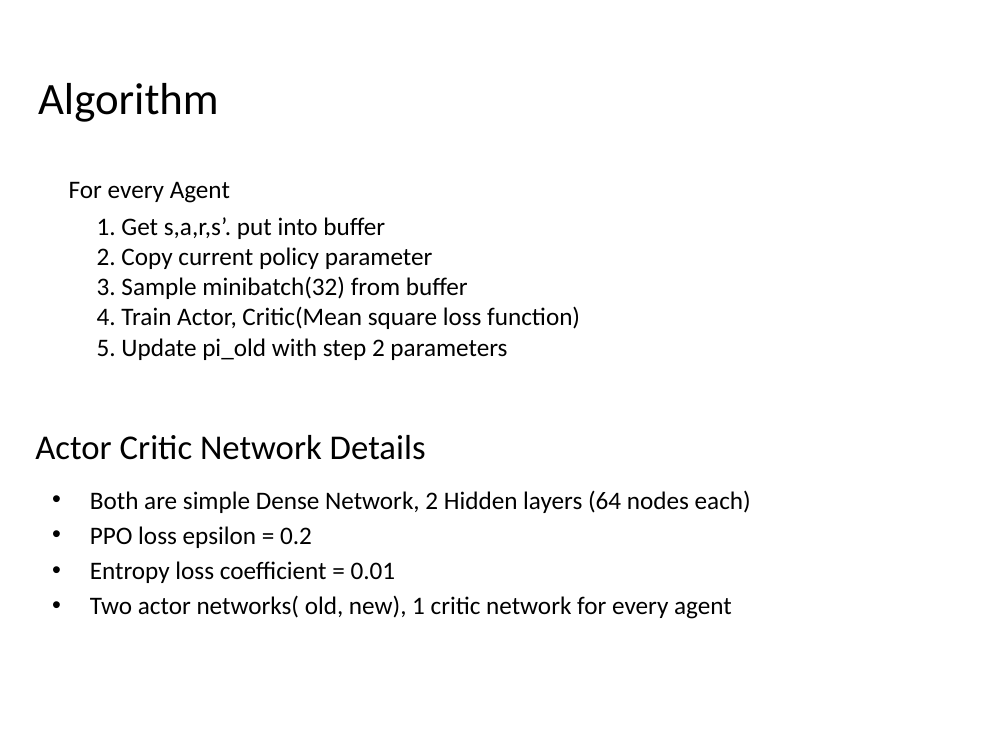
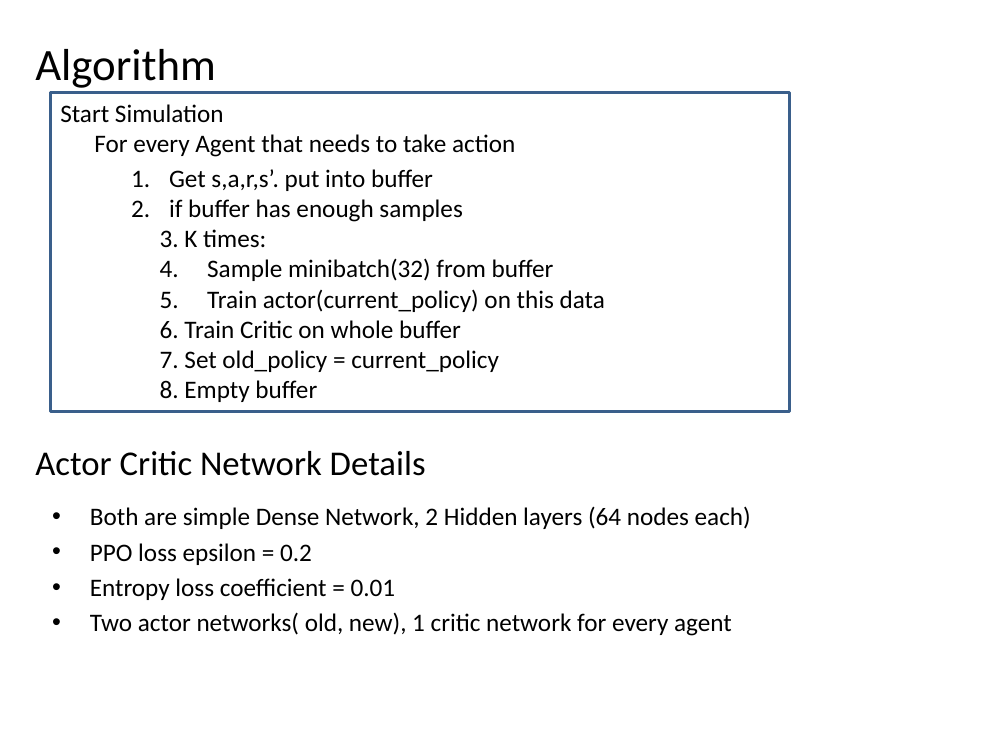
Before and after one commit to SonuDixit/Traffic, a slide deck: slide 5 of mtech_project_report_results/mtech_project.pptx. Drawn at 1008x756 pixels with LibreOffice and Linux fonts; fonts in the diff are those of the drawing. Boxes give left, top, right and bottom in pixels: in the first picture for what was removed or moved away, otherwise in the second. Text is boxed around its words. In the diff, an @@ line names an element or a change of style, - is before the commit and + after.

```diff
--- a/mtech_project_report_results/mtech_project.pptx
+++ b/mtech_project_report_results/mtech_project.pptx
@@ title "Algorithm" rewrapped from [38, 83, 219, 122] to [35, 49, 216, 92] @@
@@ rectangle added at [50, 93, 789, 412], fill #FFFFFF, outline #3A5F8C 2 pt @@
@@ text at [60, 104, 515, 157]: text changed @@
-For every Agent
+Start Simulation
+For every Agent that needs to take action
@@ text at [160, 169, 605, 402]: text changed @@
-1. Get s,a,r,s’. put into buffer
-2. Copy current policy parameter
-3. Sample minibatch(32) from buffer
-4. Train Actor, Critic(Mean square loss function)
-5. Update pi_old with step 2 parameters
+1. Get s,a,r,s’. put into buffer
+2. if buffer has enough samples
+3. K times:
+4. Sample minibatch(32) from buffer
+5. Train actor(current_policy) on this data
+6. Train Critic on whole buffer
+7. Set old_policy = current_policy
+8. Empty buffer
@@ text "Actor Critic Network Details": place and size @@
-text "Actor Critic Network Details" at [35, 435, 426, 460]
+text "Actor Critic Network Details" at [35, 451, 426, 476]
@@ text "Both are simple Dense Network, ...": place and size @@
-text "Both are simple Dense Network, ..." at [90, 490, 751, 619]
+text "Both are simple Dense Network, ..." at [90, 506, 751, 636]
```
Also in this commit, not shown: 1 other slide changed.
